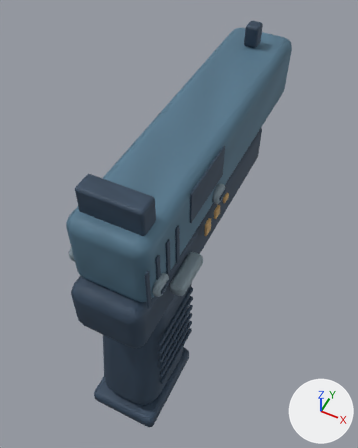
One commit to the glTF model models/csgo/anime-fiveseven.glb: the scene before it, then after it.
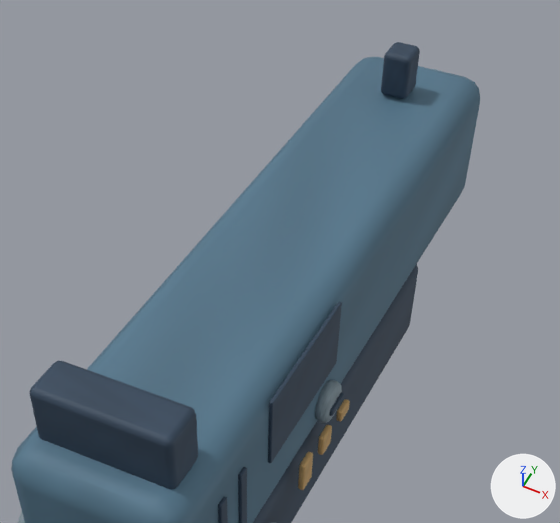
There are two pictures of each version: one whole from a 50 mm camera at (0.094, -0.165, 0.213) aimed at (-0.008, 0.04, -0.043), one close up on the part from 17% to 92% of the width and 0% to 56% of the height. Lighting does not change. The marker at lower right points along +X, +Y and +Z. The last two pictures show the newer version. Where no turn or scale is listed for an object, it has been applied to the vertices. Vertices at exactly the same position are counted once.

The older version as bpy lines, for what is in view:
```python
me_cube_023 = bpy.data.meshes.new('Cube.023')
me_cube_023.from_pydata(...)  # 576 vertices, 1128 faces; spans x -0.0009..0.0509, y -0.029..0.003, z -0.005..0.005
me_cube_023.materials.append(mat_etched_brass_detail)  # picture img_painted_etched_brass_detail
me_cylinder = bpy.data.meshes.new('Cylinder')
me_cylinder.from_pydata(...)  # 624 vertices, 1224 faces; spans x -0.026..0.031, y -0.21..0.013, z -0.035..0.012
me_cylinder.materials.append(mat_machined_edges)  # picture img_painted_machined_edges
me_cylinder_001 = bpy.data.meshes.new('Cylinder.001')
me_cylinder_001.from_pydata(...)  # 792 vertices, 1552 faces; spans x -0.027..0.027, y -0.237..0.001, z -0.154..0.019
me_cylinder_001.materials.append(mat_polymer)  # picture img_painted_polymer
ob_weapon_etched_brass_detail = bpy.data.objects.new('weapon_Etched brass detail', me_cube_023)
ob_weapon_etched_brass_detail.location = (-0.025, 0.035, 0.002)
ob_weapon_machined_edges = bpy.data.objects.new('weapon_Machined edges', me_cylinder)
ob_weapon_machined_edges.location = (0.0, 0.159, 0.025)
ob_weapon_polymer = bpy.data.objects.new('weapon_Polymer', me_cylinder_001)
ob_weapon_polymer.location = (0.0, 0.173, 0.025)
# also in view: 'slide_Weapon finish / Polymer' at (0.0, 0.05, 0.025); 'slide_Polymer' at (0.003, 0.039, 0.035)
```
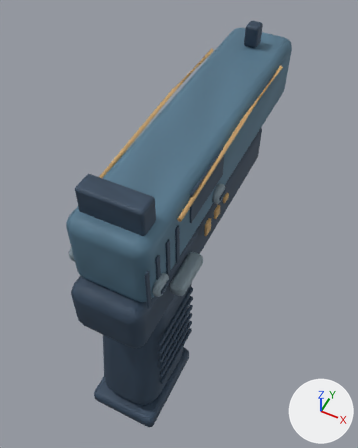
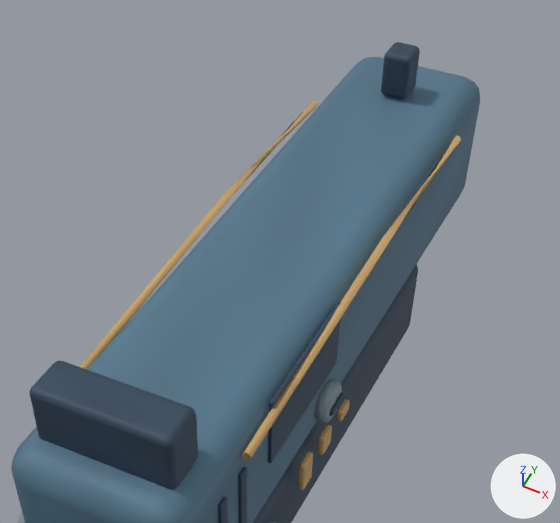
The edits, one by one:
me_cube_023 is used by ob_weapon_etched_brass_detail; location (-0.025, 0.035, 0.002).
me_cube_023 had 576 vertices, 1128 faces and spanned x -0.0009..0.0509, y -0.029..0.003, z -0.005..0.005.
me_cube_023 now has 612 vertices, 1176 faces and spans x -0.0009..0.0509, y -0.06..0.085, z -0.005..0.044.
me_cube_023 part 1: a new loose piece of 18 vertices spanning x -0.0002..0.0022, y -0.06..0.085, z 0.038..0.044, in mat_etched_brass_detail (picture img_painted_etched_brass_detail).
me_cube_023 part 2: a new loose piece of 18 vertices spanning x 0.0478..0.0502, y -0.06..0.085, z 0.038..0.044, in mat_etched_brass_detail (picture img_painted_etched_brass_detail).

What differs and where, as boxes (x1, y1, x2, y2) in the close-ups (560 x 523 px):
'weapon_Etched brass detail', reshaped
    before: (298, 399, 350, 490)
    after: (80, 100, 461, 490)
part 1 of me_cube_023, added
    after: (80, 100, 318, 370)
part 2 of me_cube_023, added
    after: (242, 136, 461, 460)
